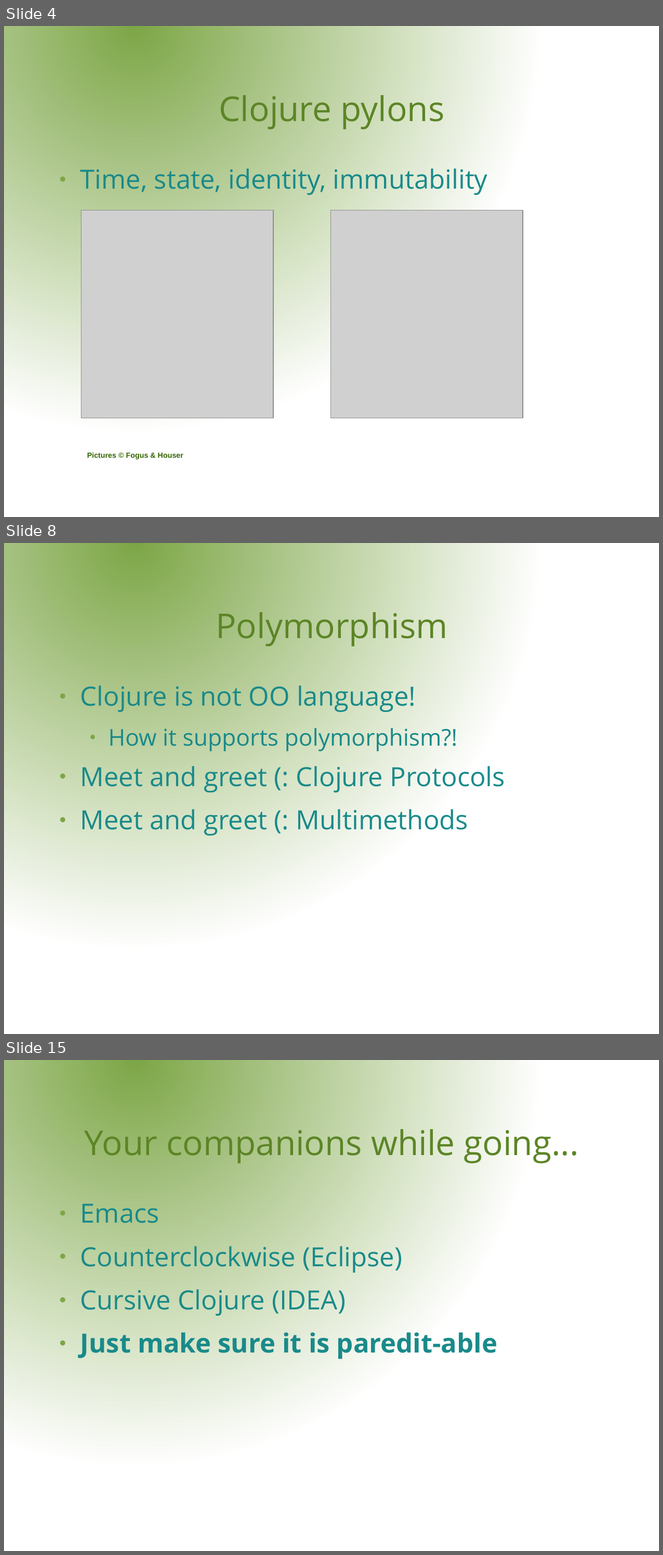
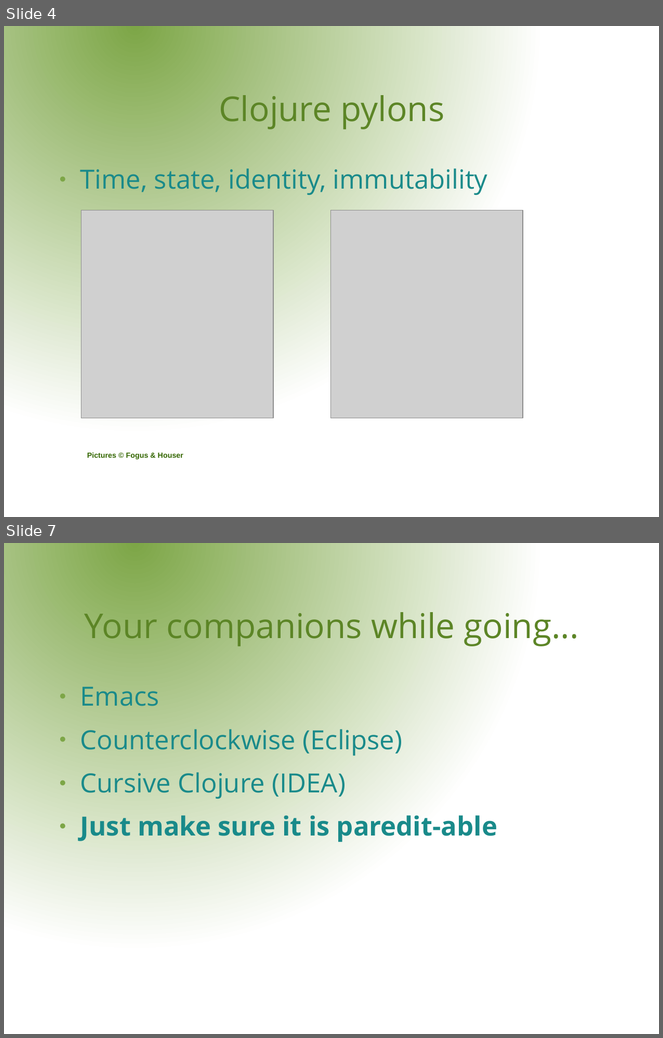
Before and after one commit to rssole/voxxed, a slide deck: resources/presentation/VoxxedDays.odp. Shown one above the other, each under a label of ours: slides 4, 8 and 15 before the commit, slides 4 and 7 after it; the slides between them are not shown. The pictures are 663x1555 and 663x1038 pixels, drawn with LibreOffice and Linux fonts; fonts in the diff are those of the drawing; grey boxes stand for pictures; background and template pictures are left out. Boxes give left, top, right and bottom in pixels: in the first picture for what was removed or moved away, otherwise in the second. Text is boxed around its words. In the diff, an @@ line names an element or a change of style, - is before the commit and + after.

```diff
--- a/resources/presentation/VoxxedDays.odp
+++ b/resources/presentation/VoxxedDays.odp
@@ slide 8 removed at (x1=4, y1=543, x2=659, y2=1034), background gradient #7DA647 to #FFFFFF @@
@@ title removed at (x1=216, y1=606, x2=448, y2=647) @@
-Polymorphism
@@ text removed at (x1=80, y1=685, x2=505, y2=836) @@
-● Clojure is not OO language!
-  ● How it supports polymorphism?!
-● Meet and greet (: Clojure Protocols
-● Meet and greet (: Multimethods
@@ what was slide 15 is now slide 7 @@
```
Also in this commit, not shown: 2 slides changed, 1 slide added, 7 other slides removed, 7 other files.
